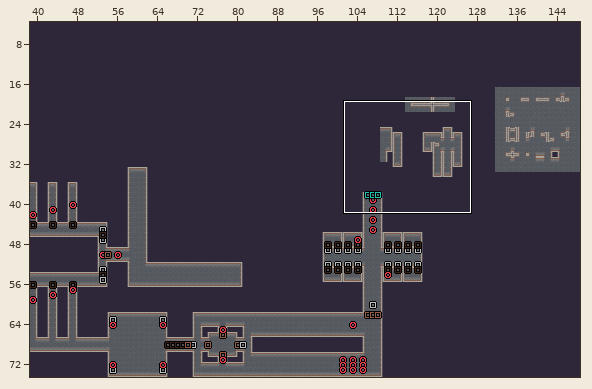
LDtk project, stored at assets/maps/game_map.ldtk. The first picture is a wide view before the edit; the outline marks the close-up.
Close-up. Before the edit:
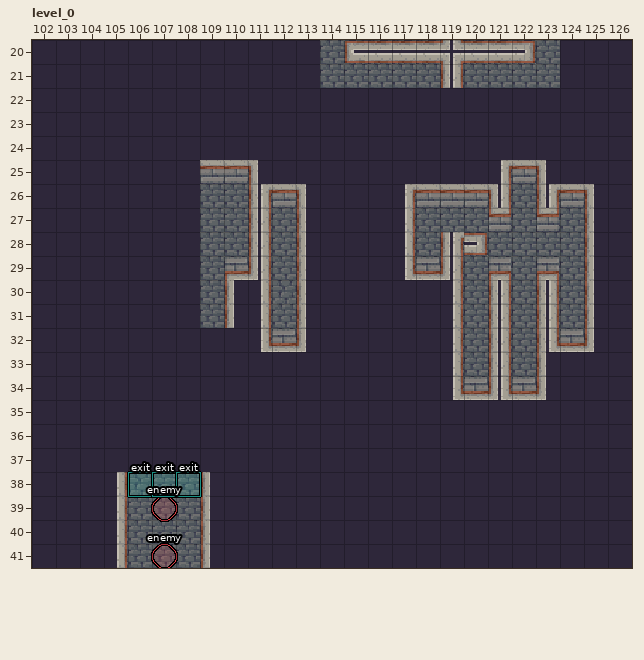
Cells are 16x16 px. Shown: level_0 x 102..126, y 20..41. The commit also changed other parts of the map, which this record leaves out.
After the commit:
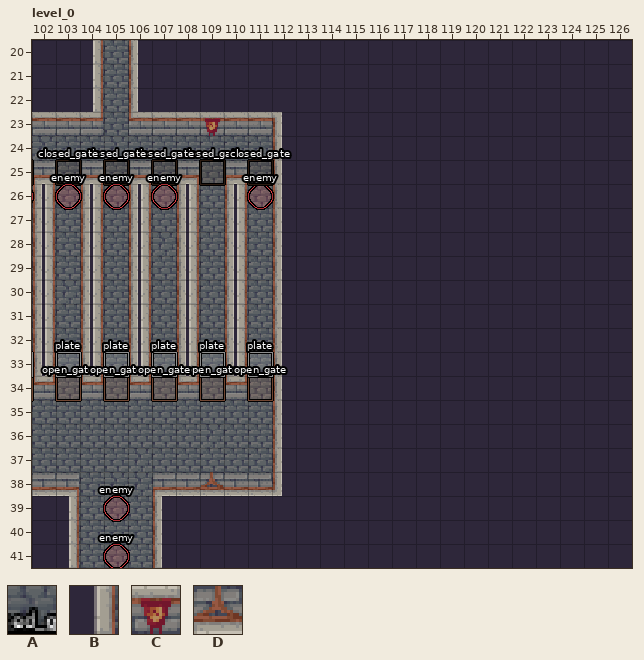
Key: from "layout": A 1 "Floor", B 2 "Wall"; from "tower": C 32, D 40.
_ is an empty cell.
Objects are placed by their top-left corner, in cells (3,4 is the top-left corner of cell 3,4); size is 1x1 cell unless given.
Diff:
Layer "layout":
y 20: x 104..106 ___ -> BAB; x 114..123 ABBBBBBBBA -> __________
y 21: x 104..106 ___ -> BAB; x 114..123 AAAAABAAAA -> __________
y 22: x 104..106 ___ -> BAB
y 23: x 102..112 ___________ -> BBBABBBBBBB
y 24: x 102..112 ___________ -> AAAAAAAAAAB
y 25: x 102..109 _______B -> BABABABA; x 111..112 B_ -> AB; x 121..123 BBB -> ___
y 26: x 102..108 _______ -> BABABAB; x 110..111 AB -> BA; x 113 B -> _; x 117..125 BBBBBABBB -> _________
y 27: x 102..108 _______ -> BABABAB; x 110..113 ABAB -> BAB_; x 117..125 BAAABABAB -> _________
y 28: x 102..108 _______ -> BABABAB; x 110..113 ABAB -> BAB_; x 117..125 BABBAAAAB -> _________
y 29: x 102..108 _______ -> BABABAB; x 111..113 BAB -> AB_; x 117..125 BBBABABAB -> _________
y 30..31: x 102..108 _______ -> BABABAB; x 111..113 BAB -> AB_; x 119..125 BABABAB -> _______
y 32: x 102..111 _________B -> BABABABABA; x 113 B -> _; x 119..125 BABABBB -> _______
y 33: x 102..112 ___________ -> BABABABABAB; x 119..123 BABAB -> _____
y 34: x 102..112 ___________ -> BABABABABAB; x 119..123 BBBBB -> _____
y 35..37: x 102..112 ___________ -> AAAAAAAAAAB
y 38: x 102..105 ___B -> BBAA; x 107..108 AA -> BB; x 110..112 ___ -> BBB
y 39..41: x 103..105 __B -> BAA; x 107..109 AAB -> B__
Layer "decoration":
y 23: x 109 _ -> C
y 38: x 109 _ -> D
Layer "entities":
changed: "enemy" ellipse at 107,41 -> "enemy" ellipse at 105,41
added: "enemy" ellipse at 105,39
added: "open_gate" rectangle at 109,34
added: "plate" rectangle at 109,33
added: "closed_gate" rectangle at 109,25
added: "open_gate" rectangle at 103,34
added: "open_gate" rectangle at 105,34
added: "open_gate" rectangle at 107,34
added: "plate" rectangle at 107,33
added: "plate" rectangle at 105,33
added: "plate" rectangle at 103,33
added: "closed_gate" rectangle at 107,25
added: "closed_gate" rectangle at 105,25
added: "closed_gate" rectangle at 103,25
added: "enemy" ellipse at 105,26
added: "enemy" ellipse at 103,26
added: "enemy" ellipse at 107,26
added: "enemy" ellipse at 111,26
added: "closed_gate" rectangle at 111,25
added: "open_gate" rectangle at 111,34
added: "plate" rectangle at 111,33
removed: "enemy" ellipse at 107,39
removed: "exit" rectangle at 106,38
removed: "exit" rectangle at 107,38
removed: "exit" rectangle at 108,38
